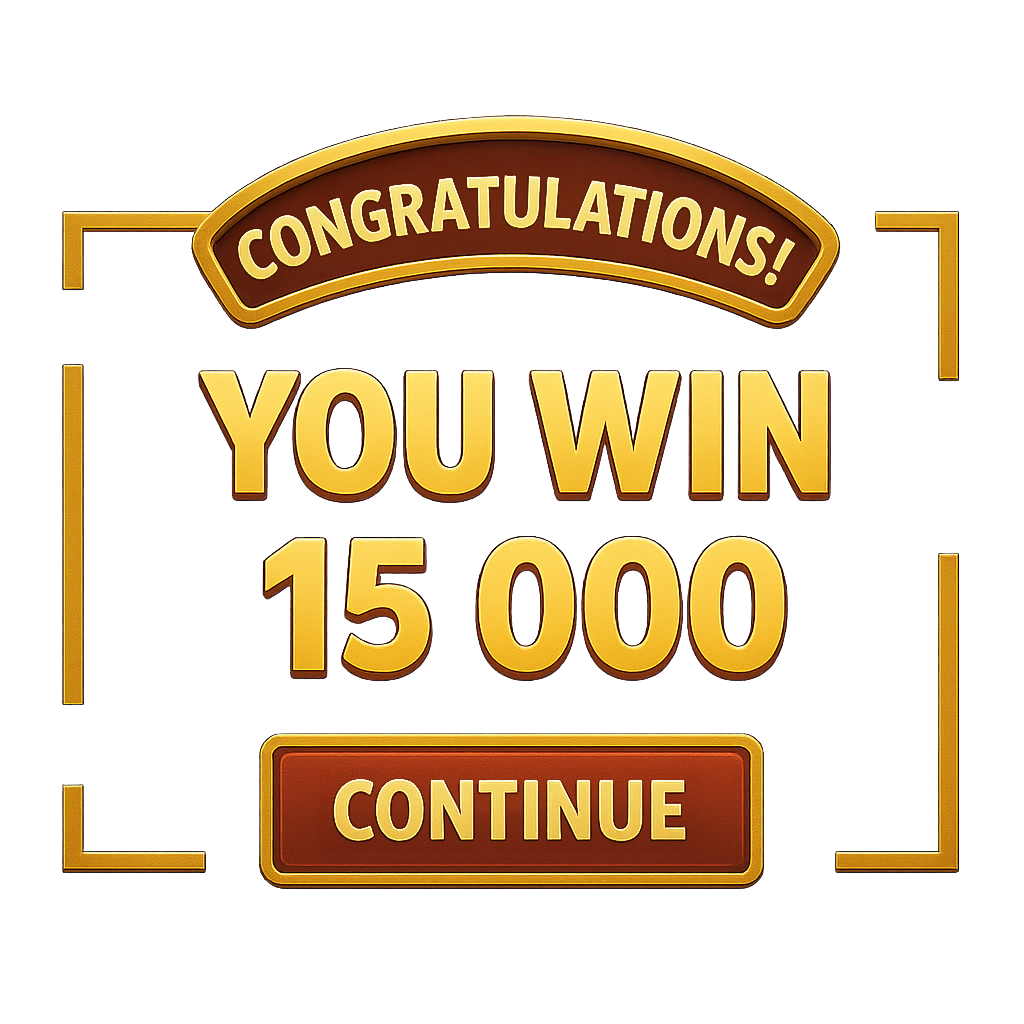
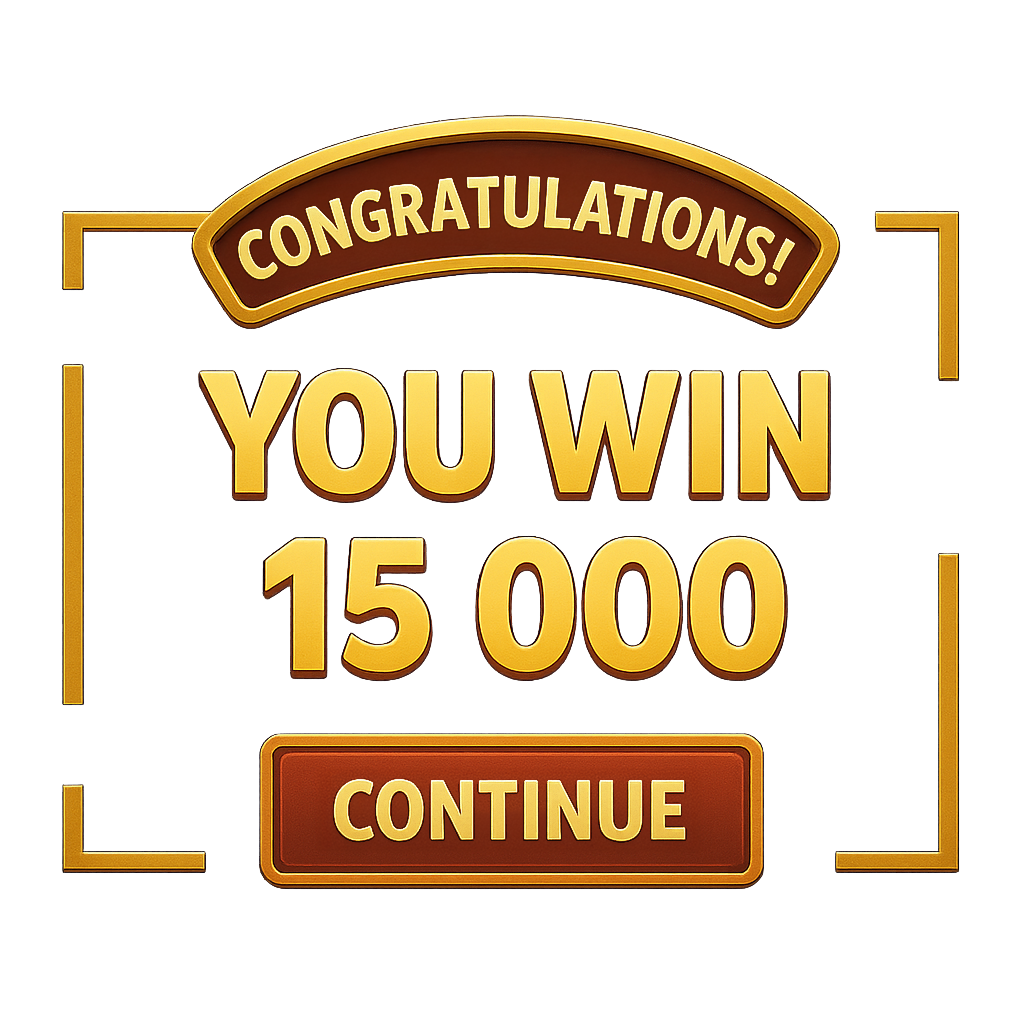
Layers edited between the first and the second (1024, 1024) image:
pixels changed over [260, 735, 763, 884] (layer not identified)